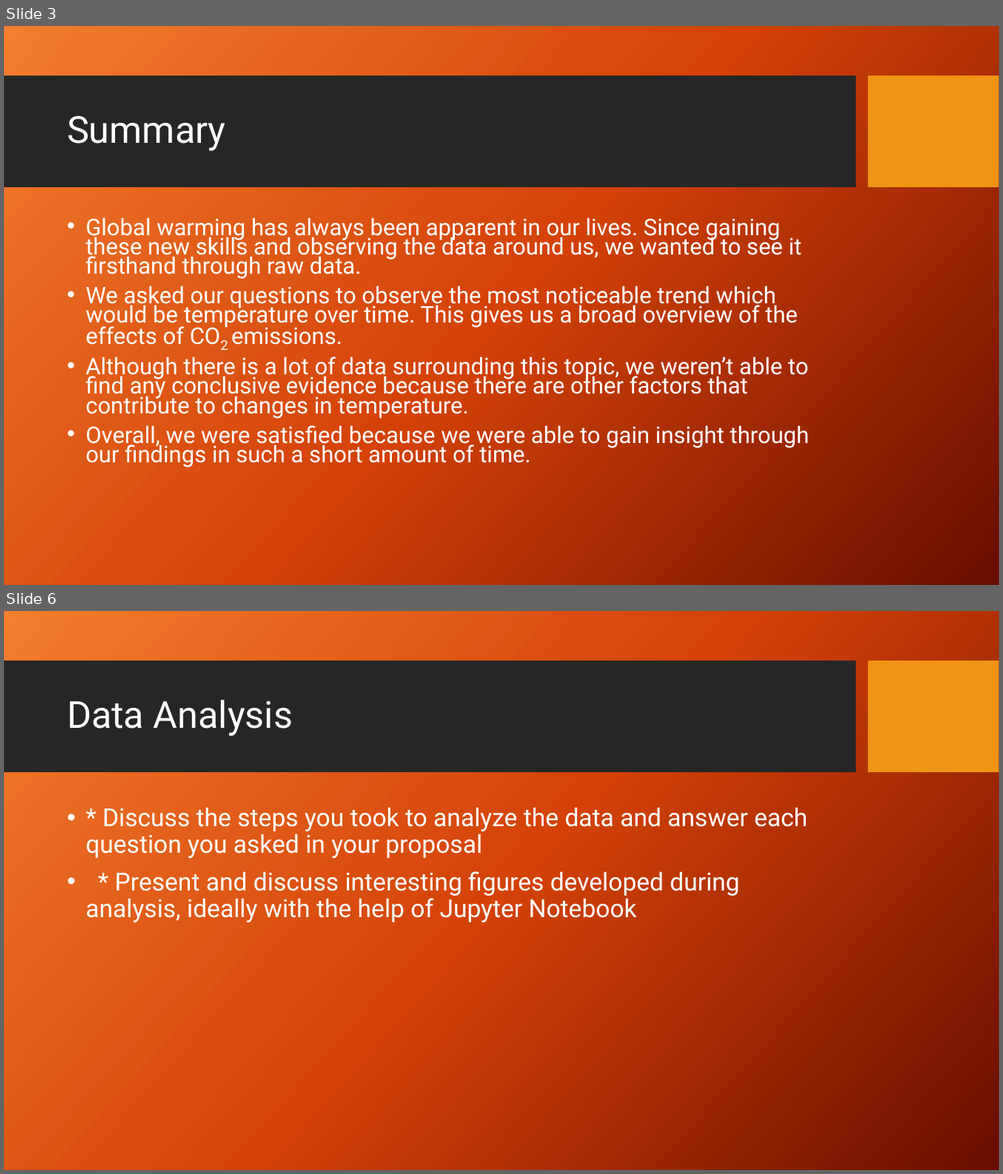
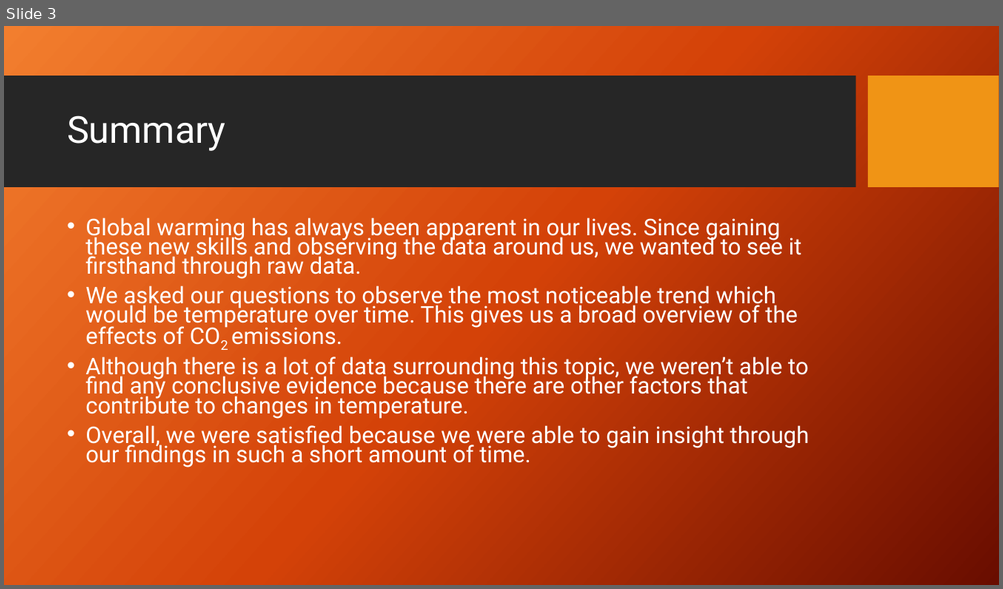
Before and after one commit to KennytheSun/Global_Warming_Repo, a slide deck: CO2emissionsVsTempPP.pptx. Shown one above the other, each under a label of ours: slides 3 and 6 before the commit, slide 3 after it; the slides between them are not shown. The pictures are 1003x1174 and 1003x589 pixels, drawn with LibreOffice and Linux fonts; fonts in the diff are those of the drawing; background and template pictures are left out. Boxes give left, top, right and bottom in pixels: in the first picture for what was removed or moved away, otherwise in the second. Text is boxed around its words. In the diff, an @@ line names an element or a change of style, - is before the commit and + after.

```diff
--- a/CO2emissionsVsTempPP.pptx
+++ b/CO2emissionsVsTempPP.pptx
@@ slide 6 removed at [4, 611, 999, 1170], background picture (left out); not listed: 2 template elements that a slide beside it also shows @@
@@ title removed at [67, 700, 293, 736] @@
-Data Analysis
@@ text removed at [85, 807, 807, 923] @@
-• * Discuss the steps you took to analyze the data and answer each question you asked in your proposal
-• * Present and discuss interesting figures developed during analysis, ideally with the help of Jupyter Notebook
```
Also in this commit, not shown: 4 slides changed, 12 slides added, 1 other slide removed.
